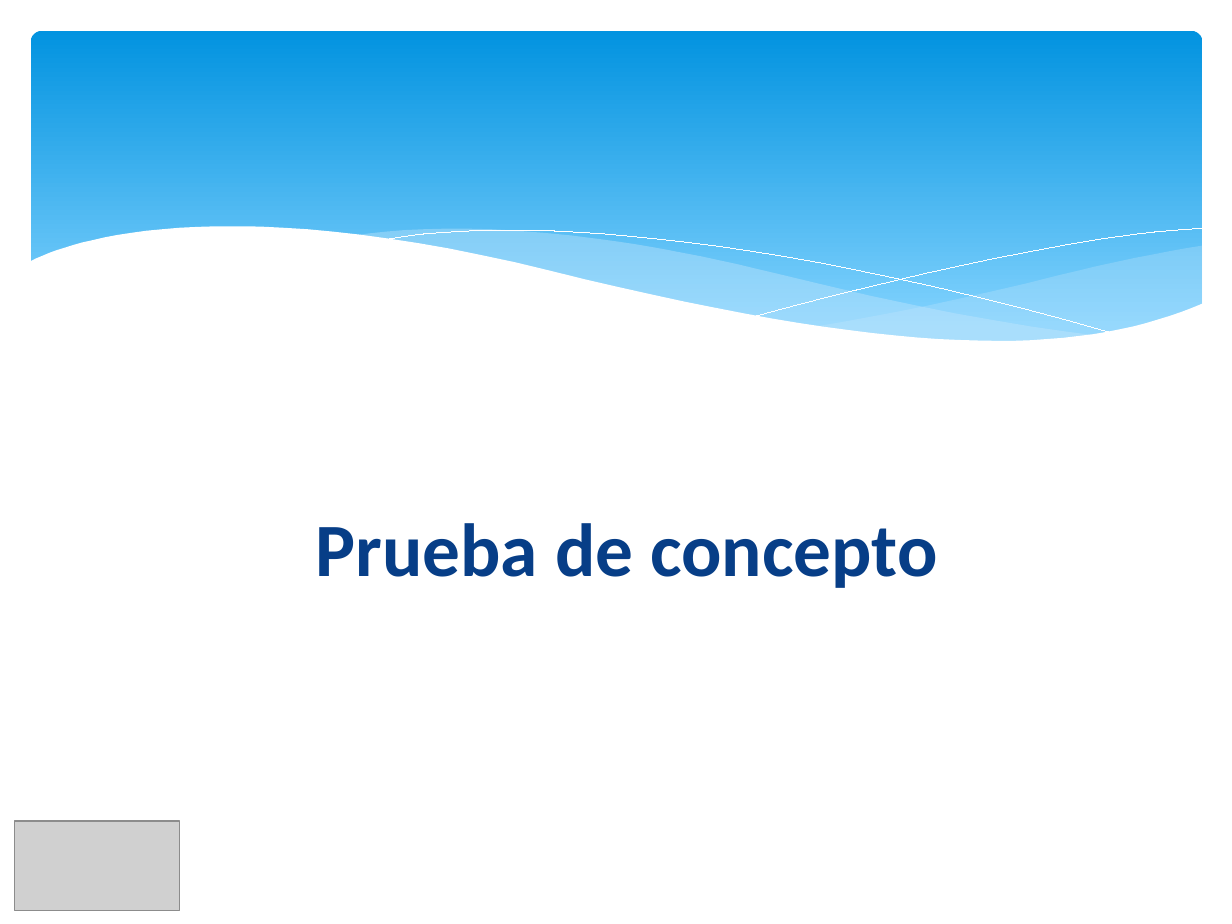
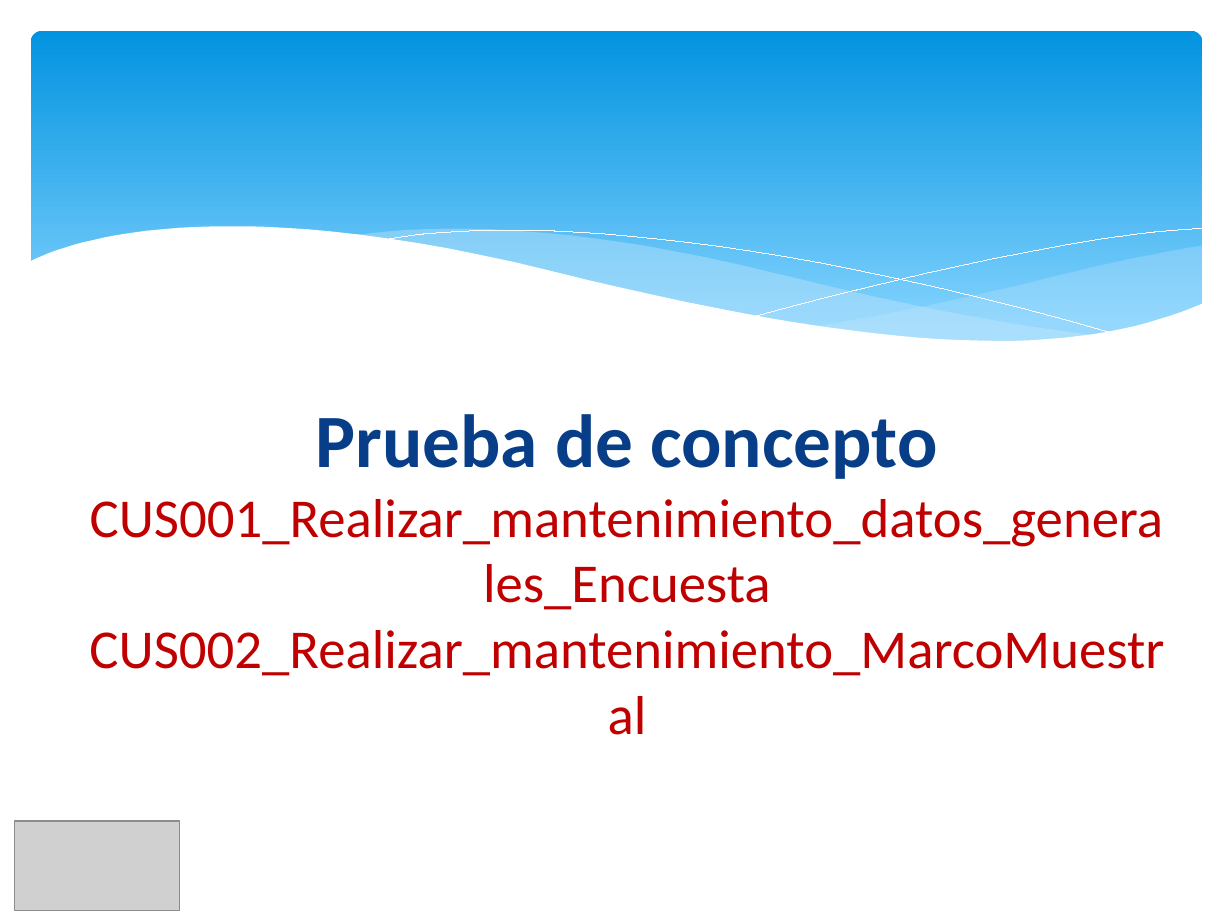
Before and after one commit to orlysemperfi/my-project-pi, a slide deck: slide 12 of PRESENTACION03-P2/FINAL/PPT PI2 FINAL.pptx. Drawn at 1232x924 pixels with LibreOffice and Linux fonts; fonts in the diff are those of the drawing; grey boxes stand for pictures. Boxes give left, top, right and bottom in pixels: in the first picture for what was removed or moved away, otherwise in the second. Text is boxed around its words. In the diff, an @@ line names an element or a change of style, - is before the commit and + after.

```diff
--- a/PRESENTACION03-P2/FINAL/PPT PI2 FINAL.pptx
+++ b/PRESENTACION03-P2/FINAL/PPT PI2 FINAL.pptx
@@ title at (x1=89, y1=414, x2=1164, y2=676): text changed; size 44 to 32 pt; text colour #073E87 to #C00000; bold off @@
-Prueba de concepto
+Prueba de concepto
+CUS001_Realizar_mantenimiento_datos_generales_Encuesta
+CUS002_Realizar_mantenimiento_MarcoMuestral
```
